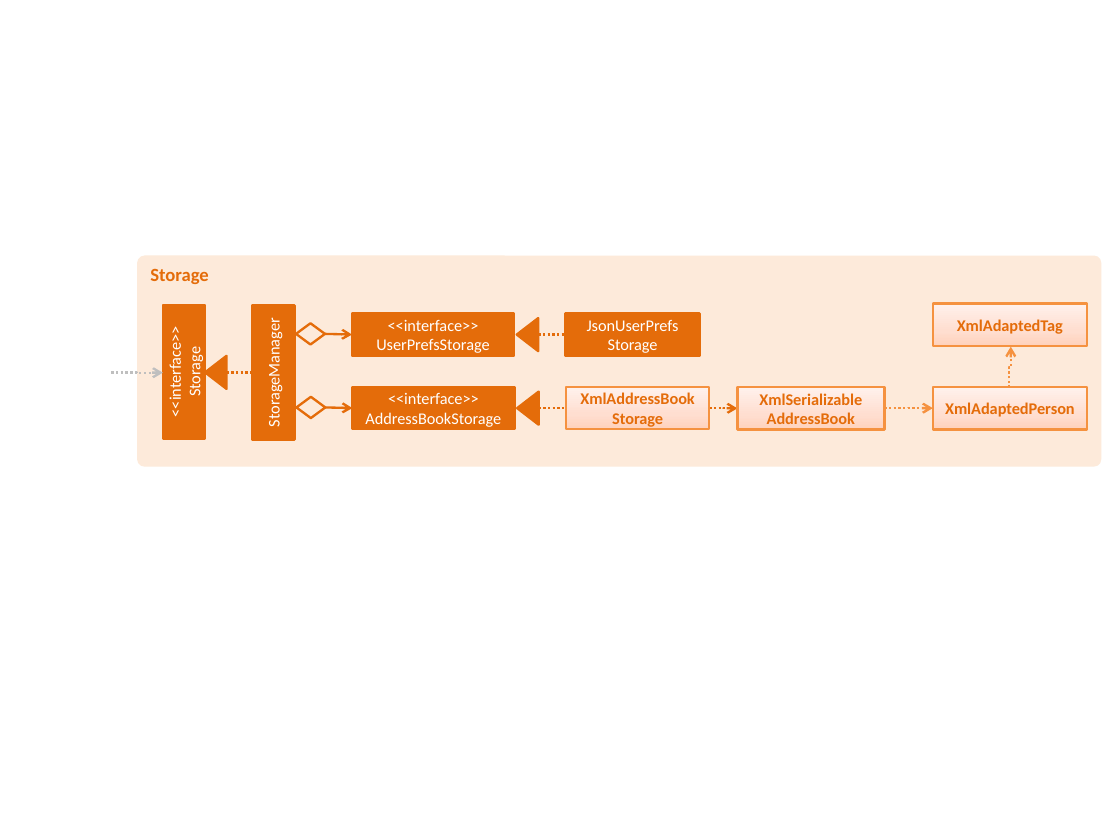
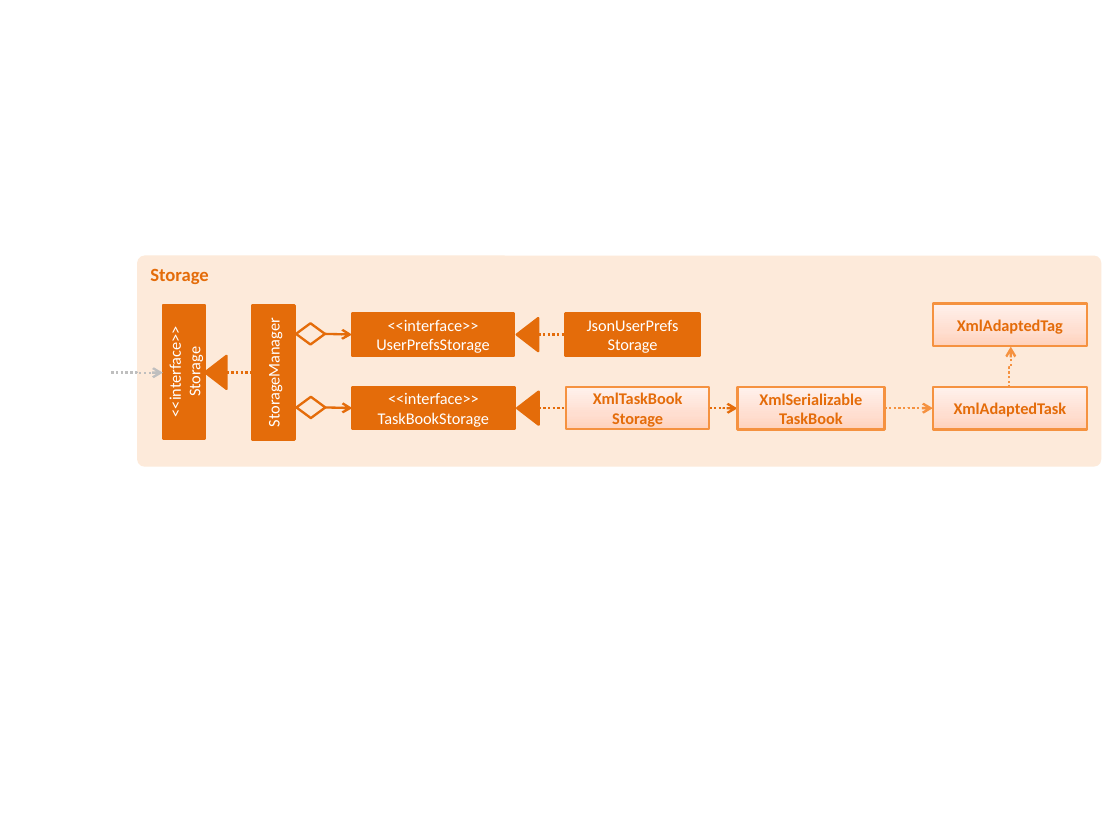
Before and after one commit to yogamurti/main, a slide deck: slide 1 of docs/diagrams/StorageComponentClassDiagram.pptx. Drawn at 1120x840 pixels with LibreOffice and Linux fonts; fonts in the diff are those of the drawing. Boxes give left, top, right and bottom in pixels: in the first picture for what was removed or moved away, otherwise in the second. Text is boxed around its words. In the diff, an @@ line names an element or a change of style, - is before the commit and + after.

Commit message:
Updated Storage DevGuide, Updated Diagrams

```diff
--- a/docs/diagrams/StorageComponentClassDiagram.pptx
+++ b/docs/diagrams/StorageComponentClassDiagram.pptx
@@ text in rectangle at <box>378,393,489,427</box>: text changed @@
-<<interface>>
-AddressBookStorage
+<<interface>>
+TaskBookStorage
@@ text in rectangle at <box>593,392,683,429</box>: text changed @@
-XmlAddressBook
-Storage
+XmlTaskBook
+Storage
@@ text in rectangle at <box>759,393,862,429</box>: text changed @@
-XmlSerializable
-AddressBook
+XmlSerializable
+TaskBook
@@ text in rectangle at <box>954,402,1067,417</box>: text changed @@
-XmlAdaptedPerson
+XmlAdaptedTask
```
Also in this commit, not shown: 13 other files.
